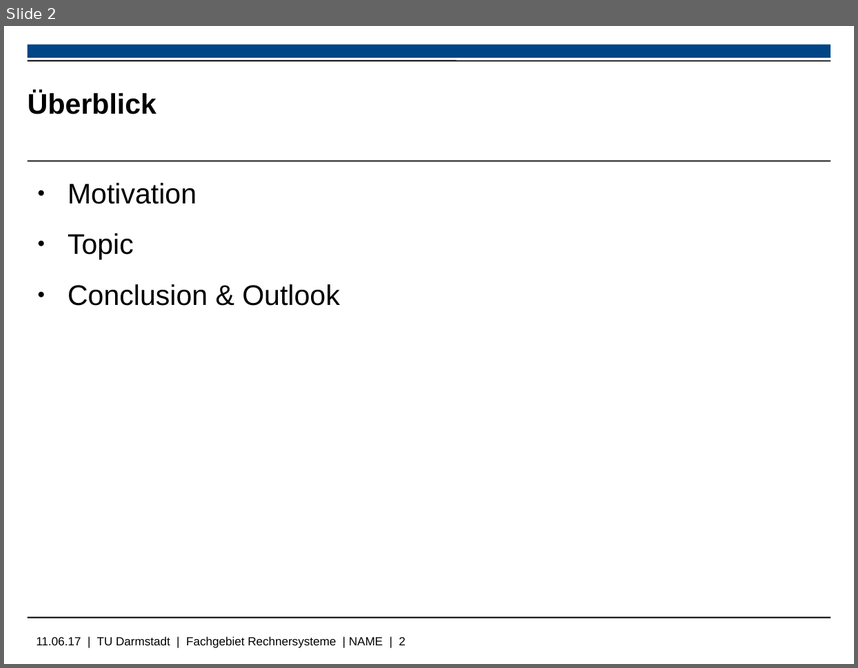
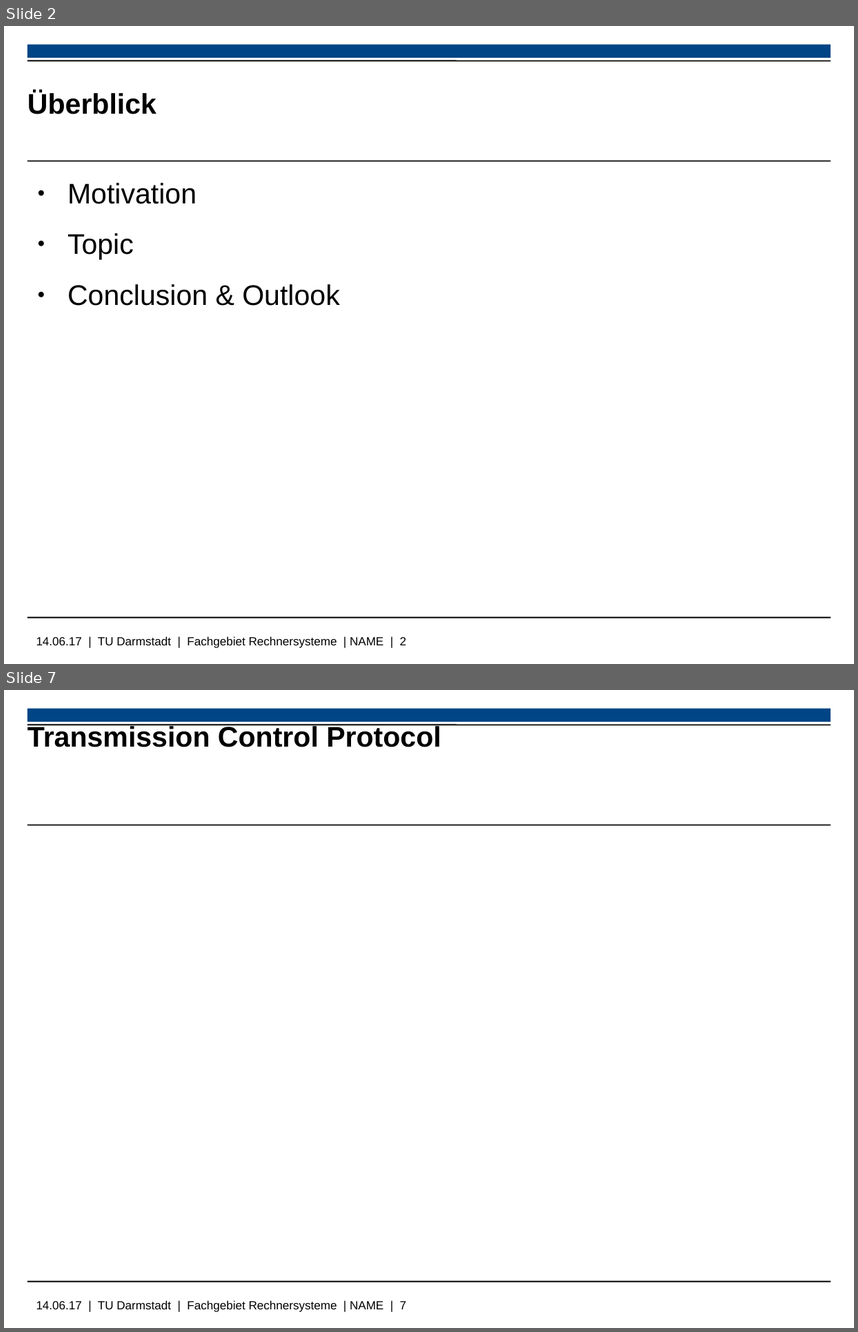
Before and after one commit to Wiero/Bachelorarbeit, a slide deck: Bachelorpräsenation.odp. Shown one above the other, each under a label of ours: slide 2 before the commit, slides 2 and 7 after it; the slides between them are not shown. The pictures are 858x668 and 858x1332 pixels, drawn with LibreOffice and Linux fonts; fonts in the diff are those of the drawing; background and template pictures are left out. Boxes give left, top, right and bottom in pixels: in the first picture for what was removed or moved away, otherwise in the second. Text is boxed around its words. In the diff, an @@ line names an element or a change of style, - is before the commit and + after.

```diff
--- a/Bachelorpräsenation.odp
+++ b/Bachelorpräsenation.odp
@@ slide 7 added at <box>4,690,854,1328</box>, background #FFFFFF; not listed: 5 template elements that a slide beside it also shows @@
@@ title added at <box>27,724,441,747</box>, 24 pt, text #000000, bold @@
+Transmission Control Protocol
@@ text at <box>36,636,407,648</box>: text changed @@
-11.06.17 | TU Darmstadt | Fachgebiet Rechnersysteme | NAME | 2
+14.06.17 | TU Darmstadt | Fachgebiet Rechnersysteme | NAME | 2
```
Also in this commit, not shown: 11 other slides added, 1 other file.
